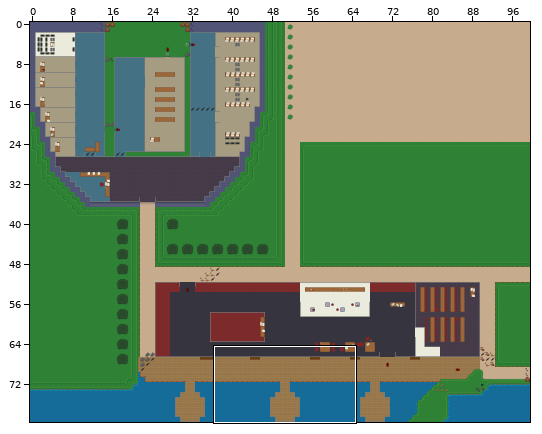
Level history. Tiled map: core/assets/maps/Comp Sci.tmx. Above, an overview of the earlier version with the close-up marked.
Close-up. First the earlier version:
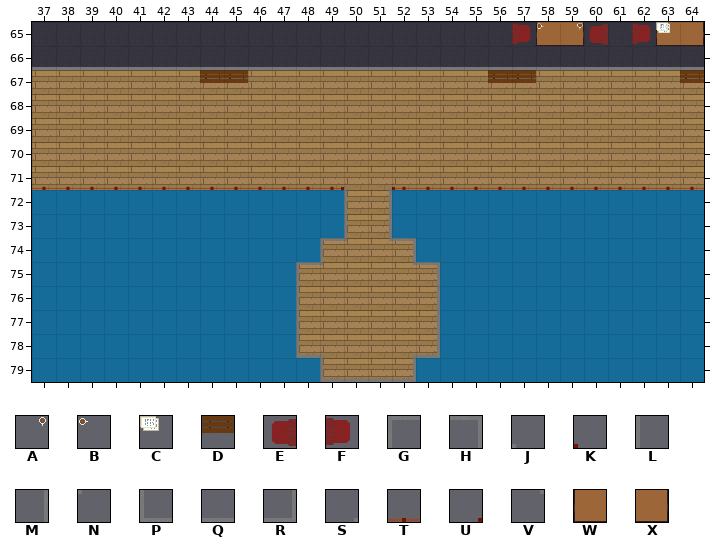
Cells are 32x32 px. Shown: x 37..64, y 65..79. The commit also changed other parts of the map, which this record leaves out.
Key: from "finaltileset": A 77 turned 180, B 77 turned 90, C 83 turned 180, D 100 turned 270, E 196, F 196 turned 180, G 234, H 236, J 237, K 241, L 257, M 259, N 260, P 280, Q 281, R 282, S 283, T 285, U 287, V 306, W 368, X 370.
_ is an empty cell.
Layers that did not change in this view are not listed.
Layer "Foreground" before, first column x 37:
65 ____________________FWXE_FWX
66 QQQQQQQQQQQQQQQQQQQQQQQQQQQQ
67 _______DD__________DD______D
68 ____________________________
69 ____________________________
70 ____________________________
71 TTTTTTTTTTTTTJSTTTTTTTTTTTTT
72 _____________LM_____________
73 _____________LM_____________
74 ____________GNVH____________
75 ___________GN__VH___________
76 ___________L____M___________
77 ___________L____M___________
78 ___________PJ__SR___________
79 ____________PQQR____________
New version:
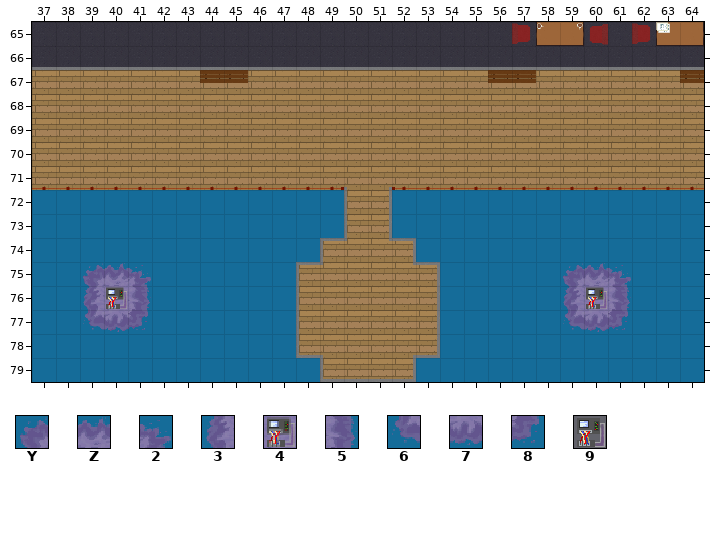
Further tiles: from "finaltileset": Y 315, Z 316, 2 317, 3 338, 4 339, 5 340, 6 361, 7 362, 8 363, 9 364.
See-through tiles are keyed as they look on the map.
Changes in this commit:
Changed rows in their new state; . is an unchanged cell.
Layer "Foreground":
first column x 39:
75 YZ2.................YZ2
76 345.................345
77 678.................678
Layer "Foreground 2":
first column x 40:
76 9...................9
Boxes around the changes in both close-ups, in picture pixels (x1, y1, x2, y2):
added: (81, 263, 151, 332)
added: (561, 263, 631, 332)
